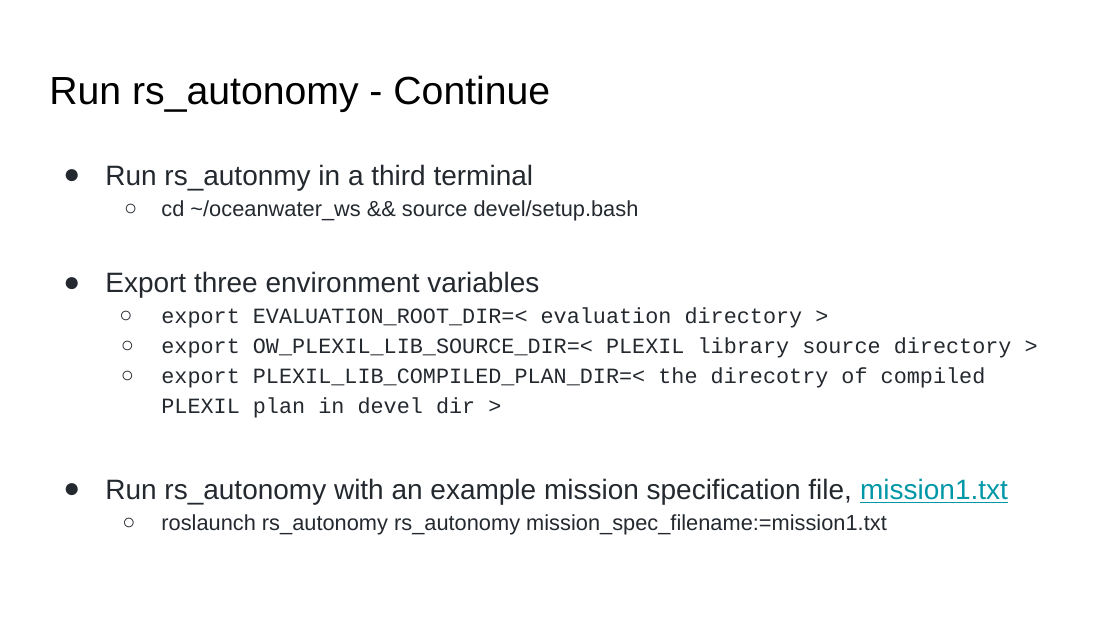
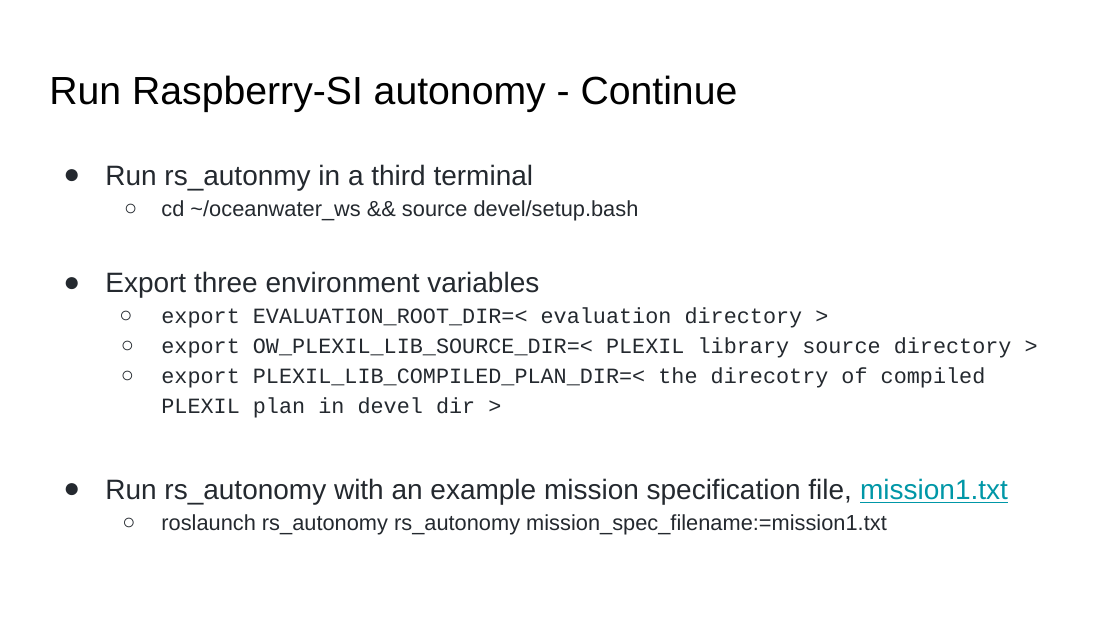
Before and after one commit to nasa-raspberry-si/autonomy, a slide deck: slide 29 of doc/Status of Autonomy Implementation.pptx. Drawn at 1120x630 pixels with LibreOffice and Linux fonts; fonts in the diff are those of the drawing. Boxes give left, top, right and bottom in pixels: in the first picture for what was removed or moved away, otherwise in the second. Text is boxed around its words. In the diff, an @@ line names an element or a change of style, - is before the commit and + after.

```diff
--- a/doc/Status of Autonomy Implementation.pptx
+++ b/doc/Status of Autonomy Implementation.pptx
@@ title at [49,75,738,112]: text changed @@
-Run rs_autonomy - Continue
+Run Raspberry-SI autonomy - Continue
```
Also in this commit, not shown: 2 other slides changed.
